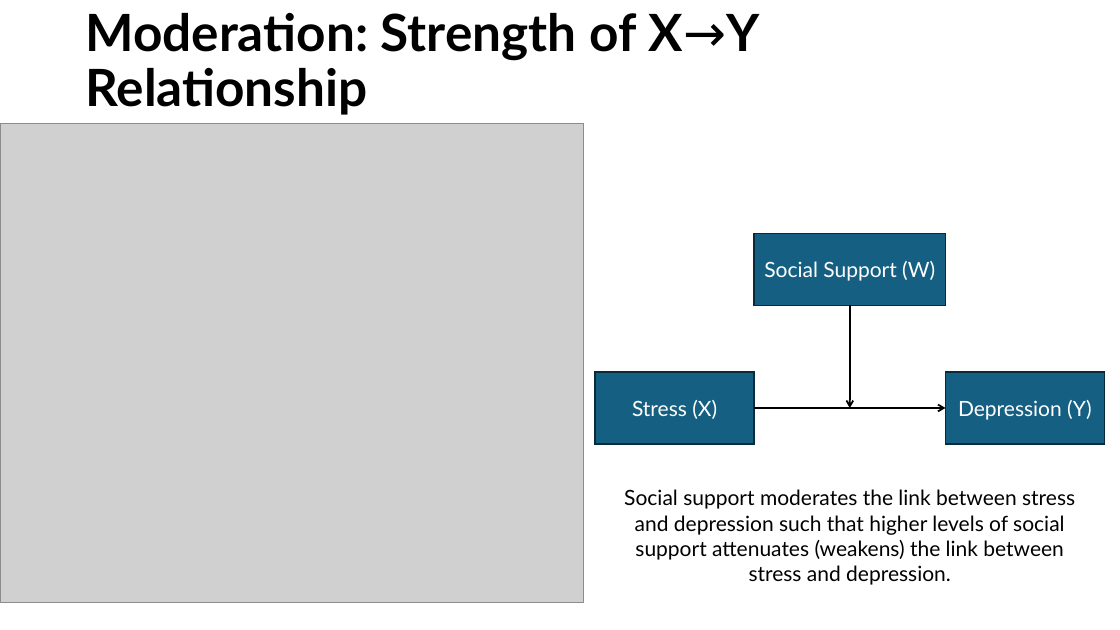
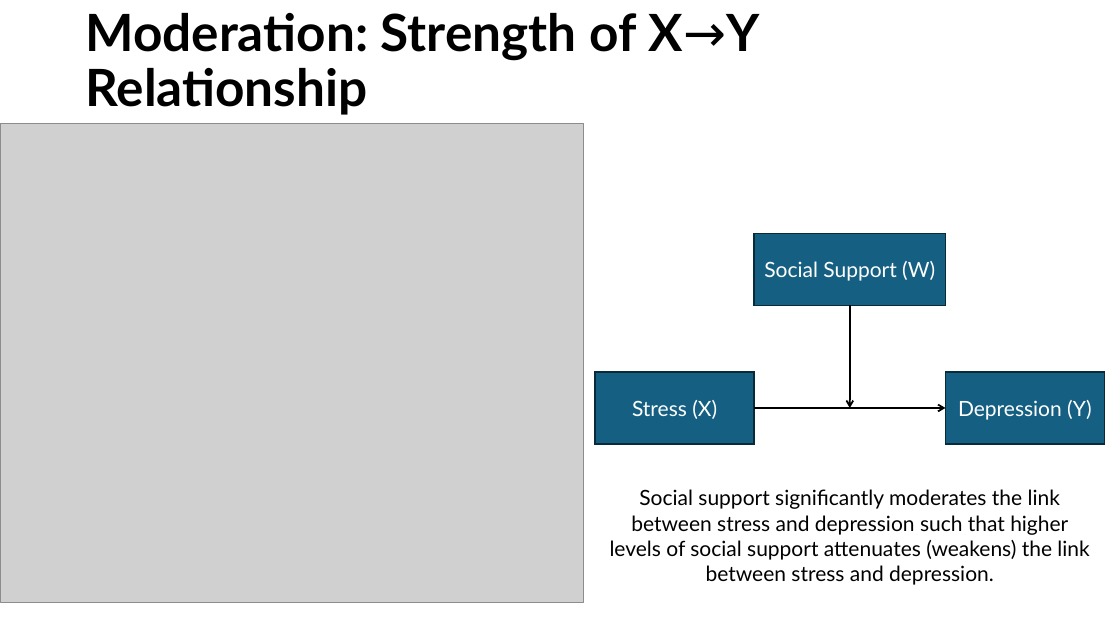
Before and after one commit to EwokOzwok/Data-Analysis-II---CBHPAR-Seminar, a slide deck: slide 4 of Data Analysis II - Mediation and Moderation.pptx. Drawn at 1120x630 pixels with LibreOffice and Linux fonts; fonts in the diff are those of the drawing; grey boxes stand for pictures. Boxes give left, top, right and bottom in pixels: in the first picture for what was removed or moved away, otherwise in the second. Text is boxed around its words. In the diff, an @@ line names an element or a change of style, - is before the commit and + after.

```diff
--- a/Data Analysis II - Mediation and Moderation.pptx
+++ b/Data Analysis II - Mediation and Moderation.pptx
@@ text at [610, 489, 1089, 585]: text changed @@
-Social support moderates the link between stress and depression such that higher levels of social support attenuates (weakens) the link between stress and depression.
+Social support significantly moderates the link between stress and depression such that higher levels of social support attenuates (weakens) the link between stress and depression.
```
Also in this commit, not shown: 5 other slides changed, 3 other files.
